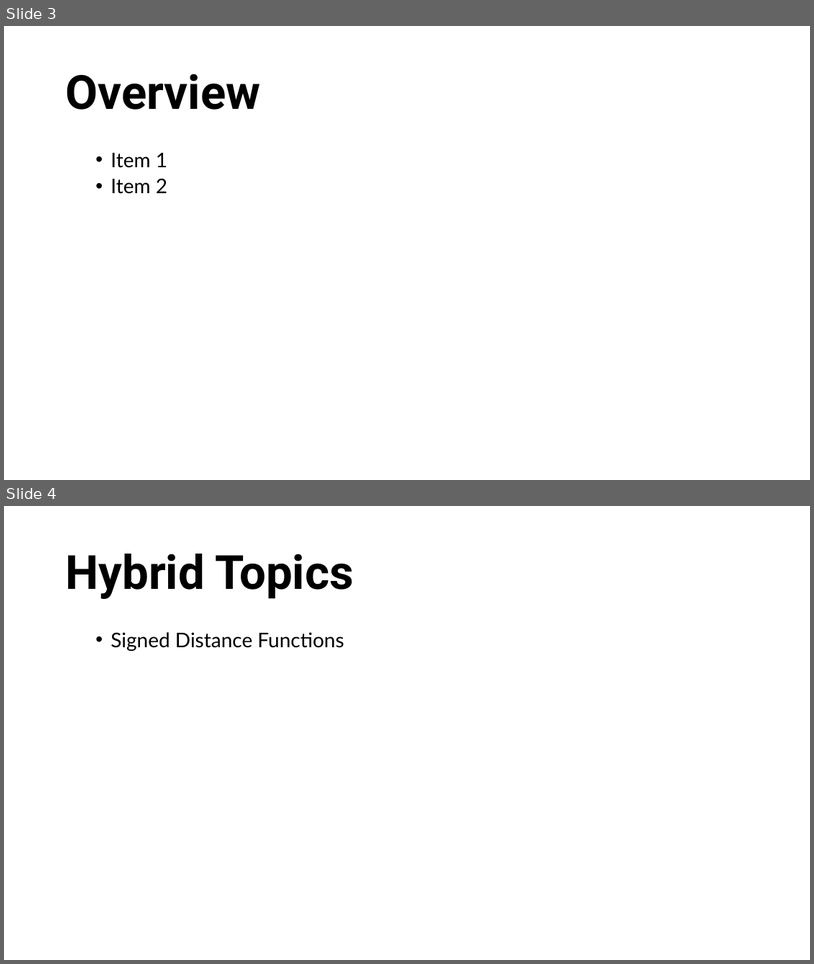
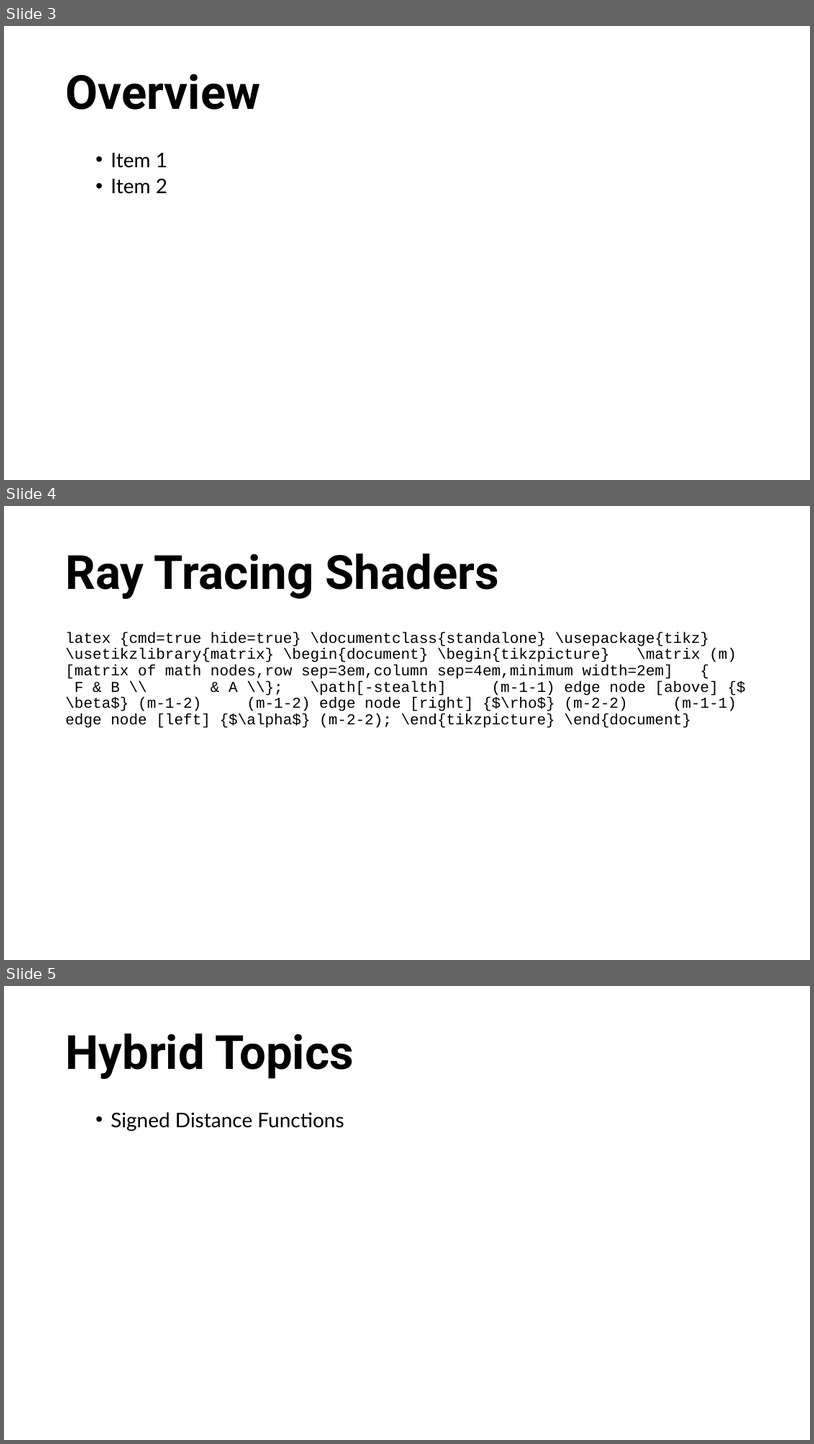
Before and after one commit to RahidZaman/cs481681-cgr, a slide deck: slides/pptx/week03.pptx. Shown one above the other, each under a label of ours: slides 3 and 4 before the commit, slides 3, 4 and 5 after it. The pictures are 814x964 and 814x1444 pixels, drawn with LibreOffice and Linux fonts; fonts in the diff are those of the drawing; background and template pictures are left out. Boxes give left, top, right and bottom in pixels: in the first picture for what was removed or moved away, otherwise in the second. Text is boxed around its words. In the diff, an @@ line names an element or a change of style, - is before the commit and + after.

Commit message:
updated ray tracing actibity worksheet

```diff
--- a/slides/pptx/week03.pptx
+++ b/slides/pptx/week03.pptx
@@ slide 4 added at [4, 506, 810, 960], background #FFFFFF @@
@@ title added at [65, 554, 499, 599], 56 pt, text #000000, bold @@
+Ray Tracing Shaders
@@ text added at [65, 632, 737, 728], 18 pt, text #000000 @@
+latex {cmd=true hide=true} \documentclass{standalone} \usepackage{tikz} \usetikzlibrary{matrix} \begin{document} \begin{tikzpicture} \matrix (m) [matrix of math nodes,row sep=3em,column sep=4em,minimum width=2em] { F & B \\ & A \\}; \path[-stealth] (m-1-1) edge node [above] {$\beta$} (m-1-2) (m-1-2) edge node [right] {$\rho$} (m-2-2) (m-1-1) edge node [left] {$\alpha$} (m-2-2); \end{tikzpicture} \end{document}
@@ what was slide 4 is now slide 5 @@
```
Also in this commit, not shown: 1 other slide added, 1 slide removed, 7 other files.
